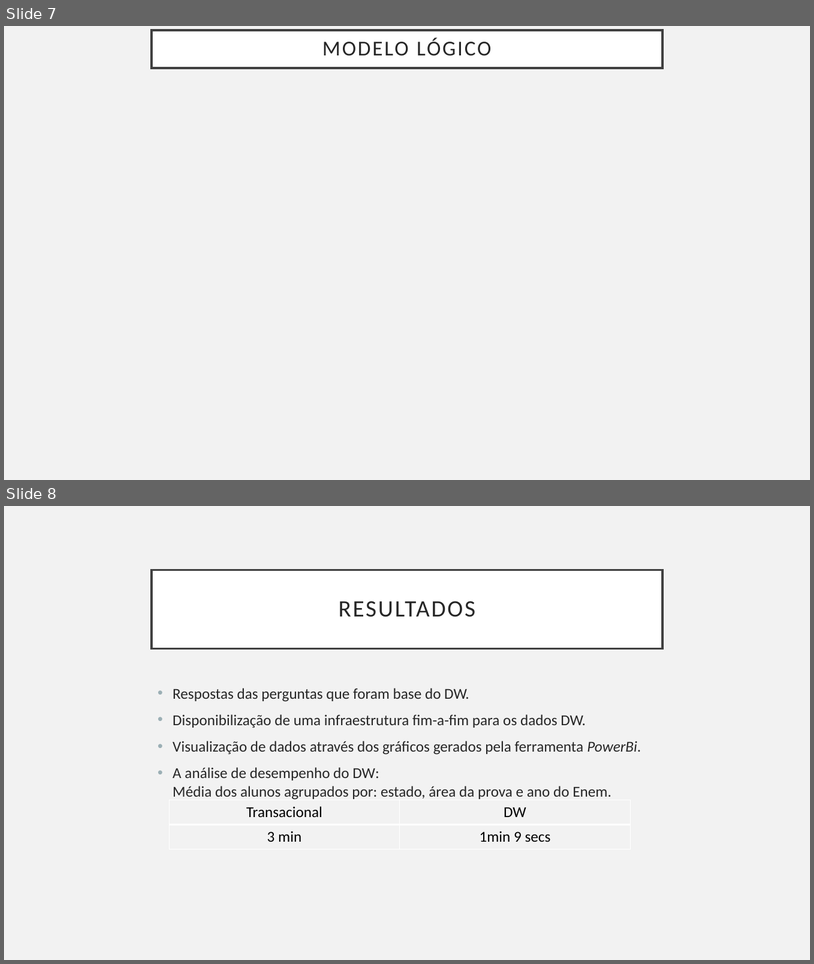
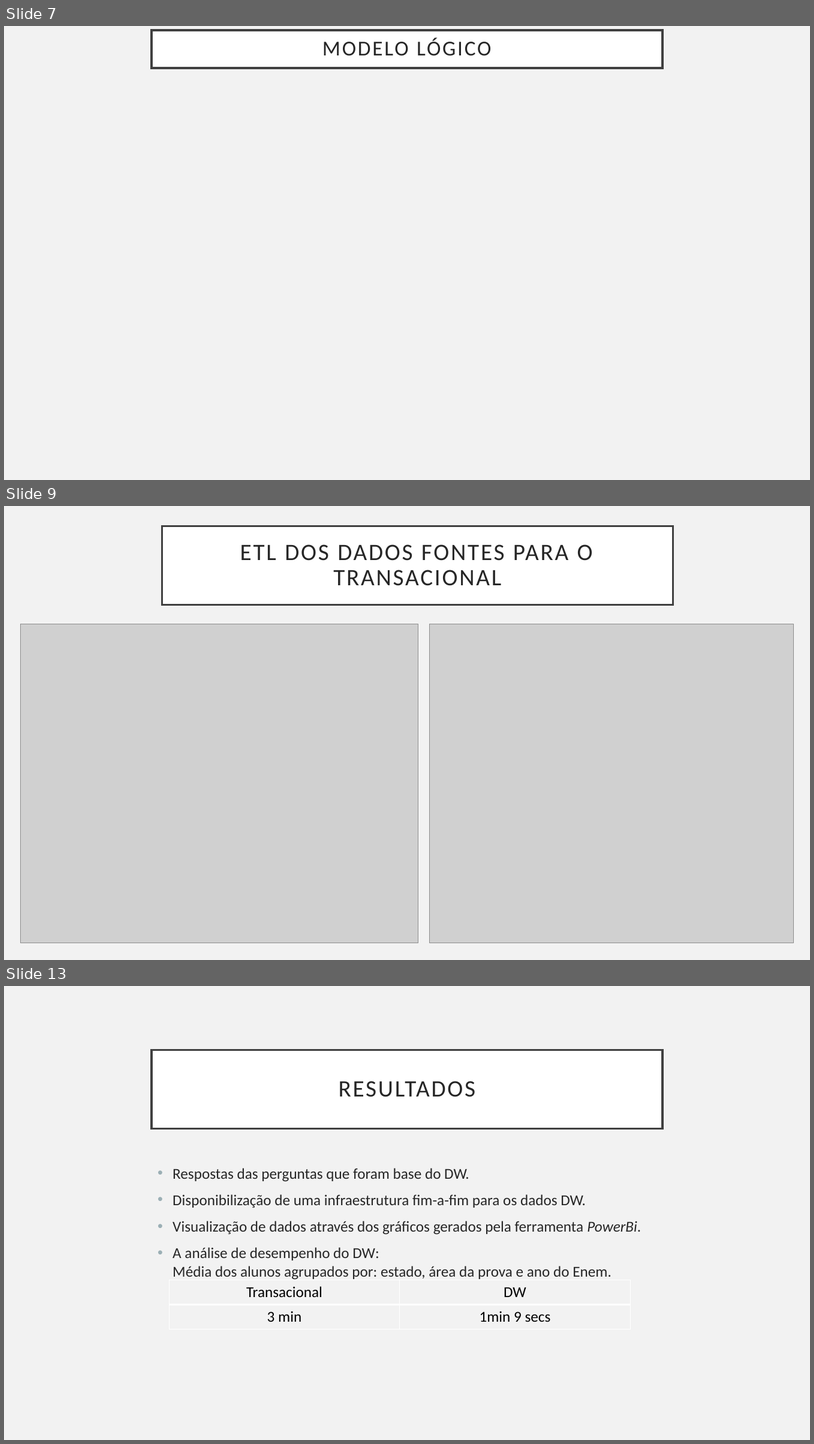
Before and after one commit to martins9/repositoriomonografia, a slide deck: Apresentação_Monografia.pptx. Shown one above the other, each under a label of ours: slides 7 and 8 before the commit, slides 7, 9 and 13 after it; the slides between them are not shown. The pictures are 814x964 and 814x1444 pixels, drawn with LibreOffice and Linux fonts; fonts in the diff are those of the drawing; grey boxes stand for pictures; background and template pictures are left out. Boxes give left, top, right and bottom in pixels: in the first picture for what was removed or moved away, otherwise in the second. Text is boxed around its words. In the diff, an @@ line names an element or a change of style, - is before the commit and + after.

```diff
--- a/Apresentação_Monografia.pptx
+++ b/Apresentação_Monografia.pptx
@@ slide 9 added at [4, 506, 810, 960], background #F2F2F2 @@
@@ title added at [162, 526, 673, 604], fill #FFFFFF, outline #404040 2.5 pt, 28 pt, text #262626 @@
+ETL DOS DADOS FONTES PARA O TRANSACIONAL
@@ picture added at [21, 624, 419, 943] @@
@@ picture added at [430, 624, 794, 943] @@
@@ what was slide 8 is now slide 13 @@
```
Also in this commit, not shown: 4 other slides added.
